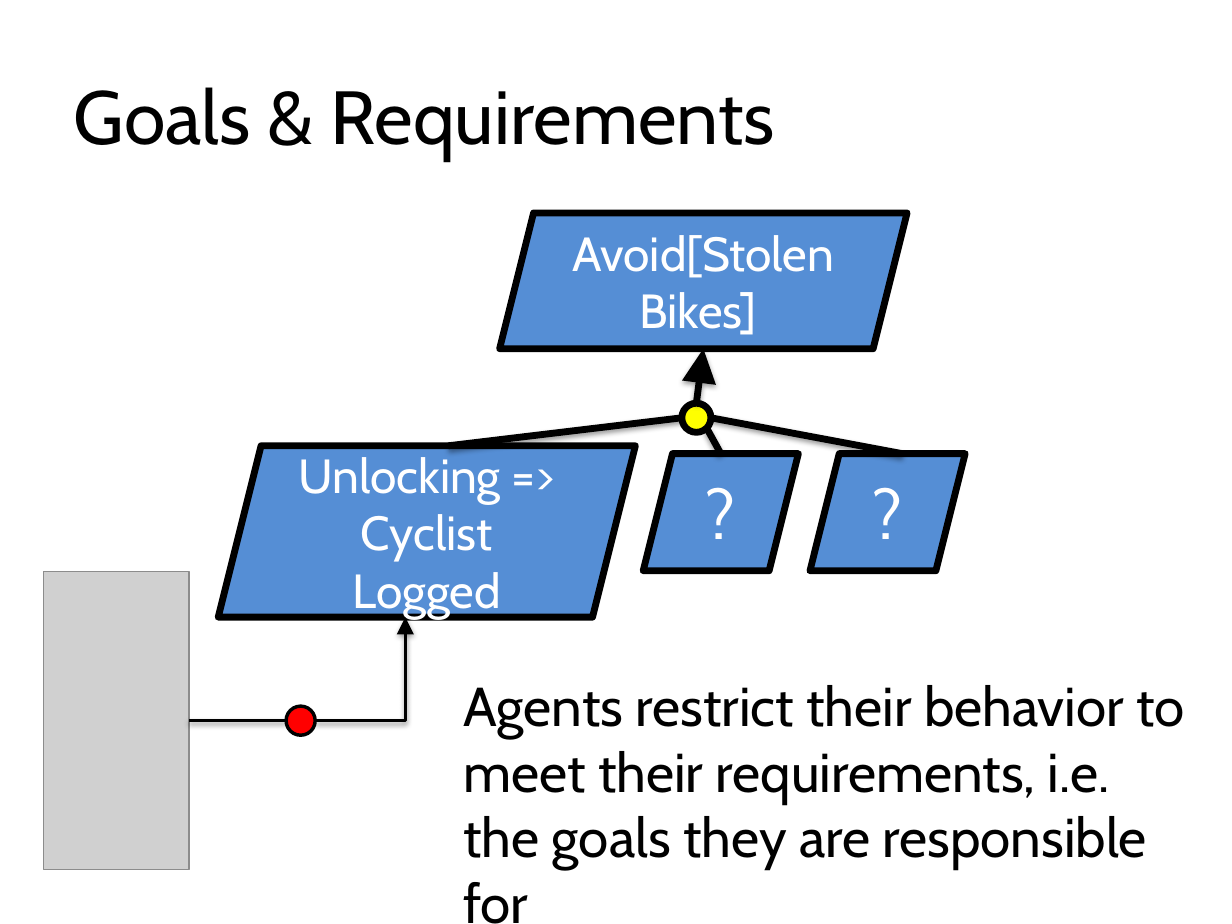
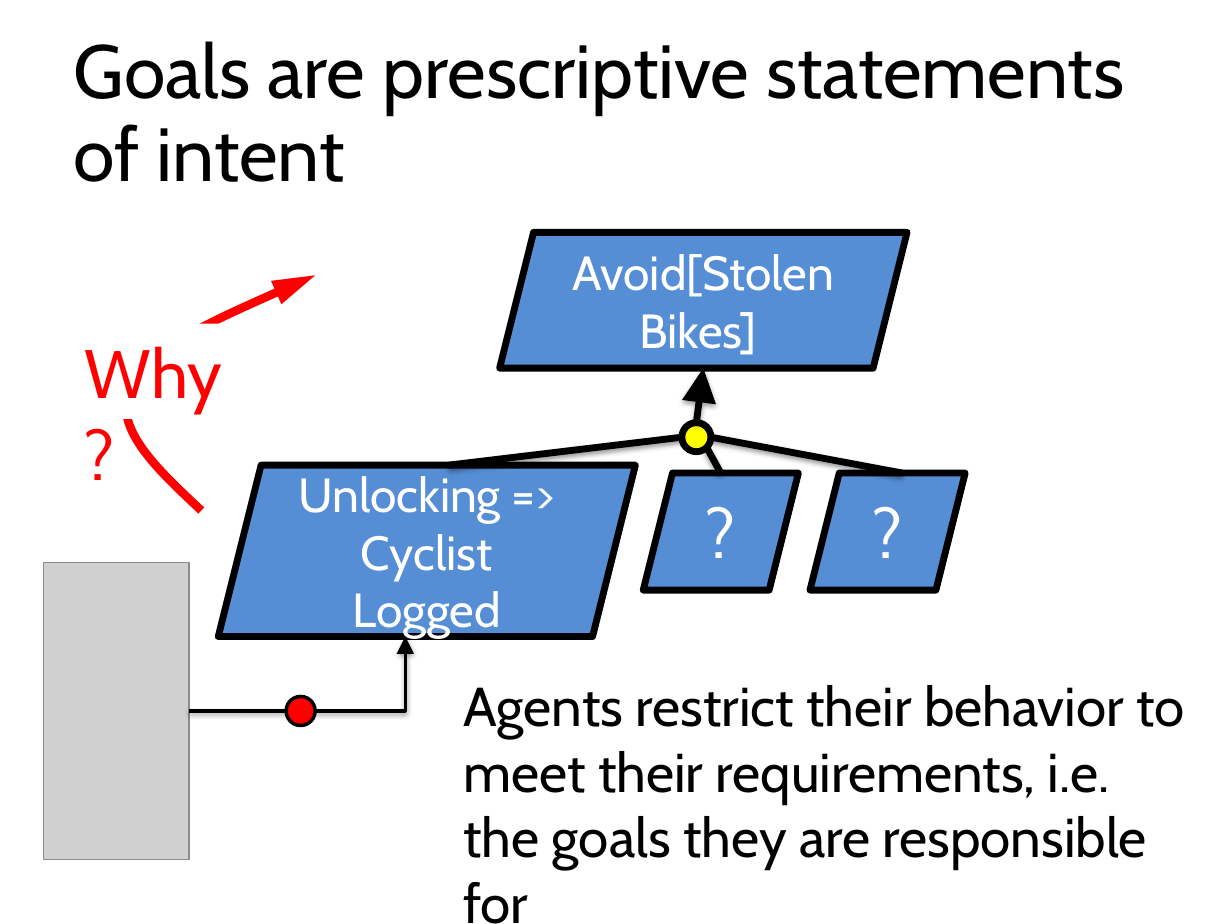
Before and after one commit to blambeau/phd, a slide deck: slide 22 of public-defense/slides.pptx. Drawn at 1232x924 pixels with LibreOffice and Linux fonts; fonts in the diff are those of the drawing; grey boxes stand for pictures. Boxes give left, top, right and bottom in pixels: in the first picture for what was removed or moved away, otherwise in the second. Text is boxed around its words. In the diff, an @@ line names an element or a change of style, - is before the commit and + after.

```diff
--- a/public-defense/slides.pptx
+++ b/public-defense/slides.pptx
@@ title at (x1=74, y1=41, x2=1124, y2=182): text changed @@
-Goals & Requirements
+Goals are prescriptive statements of intent
@@ freeform shape added at (x1=111, y1=275, x2=314, y2=510), outline #FF0000 5 pt @@
@@ text added at (x1=85, y1=346, x2=222, y2=413), 40 pt, text #FF0000 @@
+Why?
@@ 4 parallelograms, 3 lines, 1 ellipse, 1 arrow moved together from (x1=218, y1=213, x2=965, y2=617) to (x1=218, y1=233, x2=965, y2=637) @@
@@ elbow arrow moved from (315, 721) - (405, 617) to (315, 711) - (405, 637) @@
@@ 1 picture, 1 ellipse, 1 elbow line moved together from (x1=43, y1=572, x2=315, y2=870) to (x1=43, y1=562, x2=315, y2=860) @@
```
Also in this commit, not shown: 39 other slides changed, 15 slides added, 1 slide removed, 3 other files.
